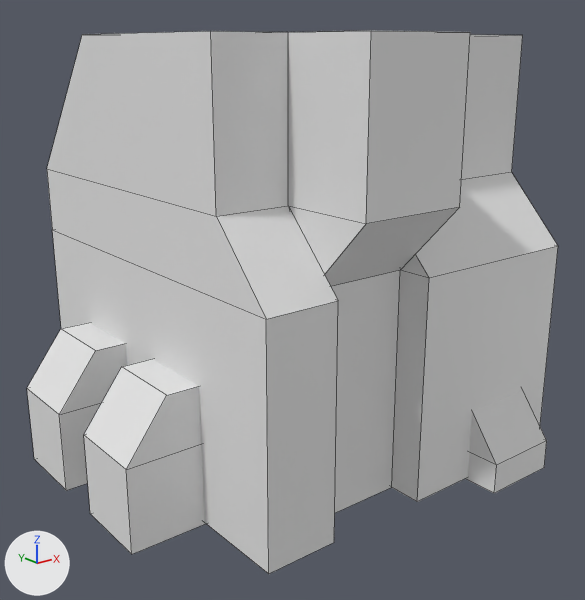
One commit to the FBX model Assets/Blender/Drone/dronestation.fbx: the scene before it, then after it.
Both versions are drawn from a 50 mm camera at (-30.7, -35.8, 24.2) aimed at (-1.1, 1.0, 9.4). Lighting does not change. The marker at lower left points along +X, +Y and +Z. The older version comes first. Mesh edges are drawn as thin lines.

Objects in the first picture: 'DroneStation', 'DroneStationB', 'DroneStationC', 'DroneStationD'.
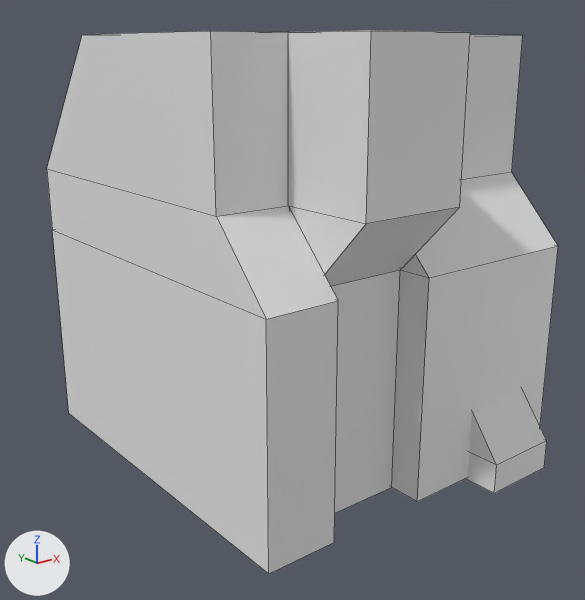
Pixel boxes (x1, y1, x2, y2) of what changed, in the pictures (585 x 600 px):
'DroneStationC', reshaped (not visible afterwards): before (27, 323, 206, 554)
part 1 of me_cube_004, deleted: before (84, 359, 206, 554)
part 2 of me_cube_004, deleted: before (27, 323, 127, 491)

The change, as a list of edits to the scene's bpy script:
```text
Change me_cube_004:
    used by ob_dronestationc; location = (0.0, 0.0, 0.0)
    remove me_cube_004.from_pydata(...)  # 48 vertices, 40 faces; spans x -15.0..15.0, y -3.5..9.1, z -0.1..7.9
    add me_cube_004.from_pydata(...)  # 24 vertices, 20 faces; spans x 8.3..15.0, y -3.5..9.1, z -0.1..7.9
    me_cube_004 part 1: the loose piece of 12 vertices spanning x -15.0..-8.3, y -3.5..1.3, z -0.1..7.9 is deleted
    me_cube_004 part 2: the loose piece of 12 vertices spanning x -15.0..-8.3, y 4.4..9.1, z -0.1..7.9 is deleted
```
